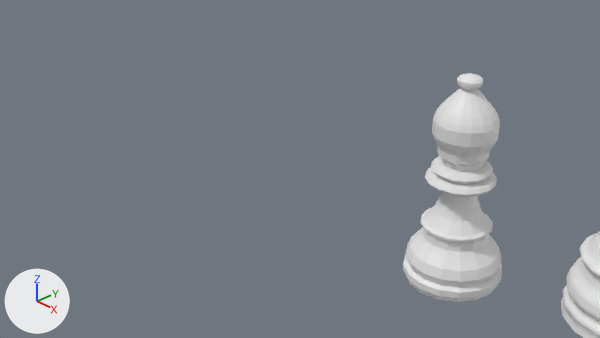
What one commit did to the Blender file Week2/Pawn.blend.
Rendered twice from the file's camera 'Camera'. The axes (+X, +Y, +Z) are drawn at lower left. The lights are the same throughout.

The scene before the commit, as lines of its bpy script (objects in view):
```python
me_cylinder_001 = bpy.data.meshes.new('Cylinder.001')
me_cylinder_001.from_pydata(...)  # 1260 vertices, 1283 faces; spans x -1.37..1.36, y -1.36..1.38, z -0.99..3.63
me_cylinder_002 = bpy.data.meshes.new('Cylinder.002')
me_cylinder_002.from_pydata(...)  # 951 vertices, 963 faces; spans x -1.1..1.1, y -1.1..1.1, z -1.0..131.8
# faces by material slot: [887, 76]
ob_cylinder_001 = bpy.data.objects.new('Cylinder.001', me_cylinder_001)
ob_cylinder_001.location = (4.703, -0.004, 0.462)
ob_cylinder_001.scale = (0.465, 0.465, 0.465)
ob_cylinder_002 = bpy.data.objects.new('Cylinder.002', me_cylinder_002)
ob_cylinder_002.location = (3.038, -0.632, 0.003)
ob_cylinder_002.scale = (0.491, 0.491, 0.017)
_m = ob_cylinder_002.modifiers.new('Boolean', 'BOOLEAN')
```
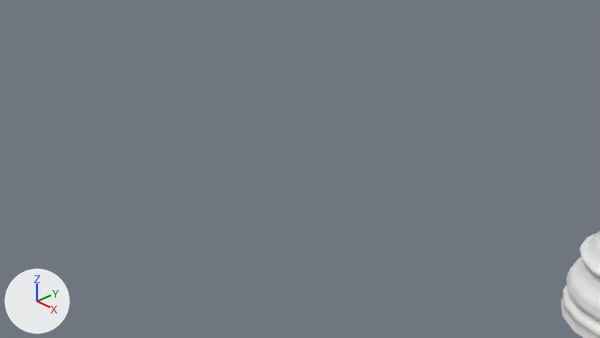
Location of each change, (x1, y1, x2, y2) in pixels of the pictures (600 x 338 px):
'Cylinder.002', deleted: before (403, 73, 502, 302)

Diff of the bpy script that builds the scene:
```diff
--- a/Week2/Pawn.blend.py
+++ b/Week2/Pawn.blend.py
@@ ob_cylinder_002 @@
-ob_cylinder_002 = bpy.data.objects.new('Cylinder.002', me_cylinder_002)
-ob_cylinder_002.location = (3.038, -0.632, 0.003)
-ob_cylinder_002.scale = (0.491, 0.491, 0.017)
-_m = ob_cylinder_002.modifiers.new('Boolean', 'BOOLEAN')
```
